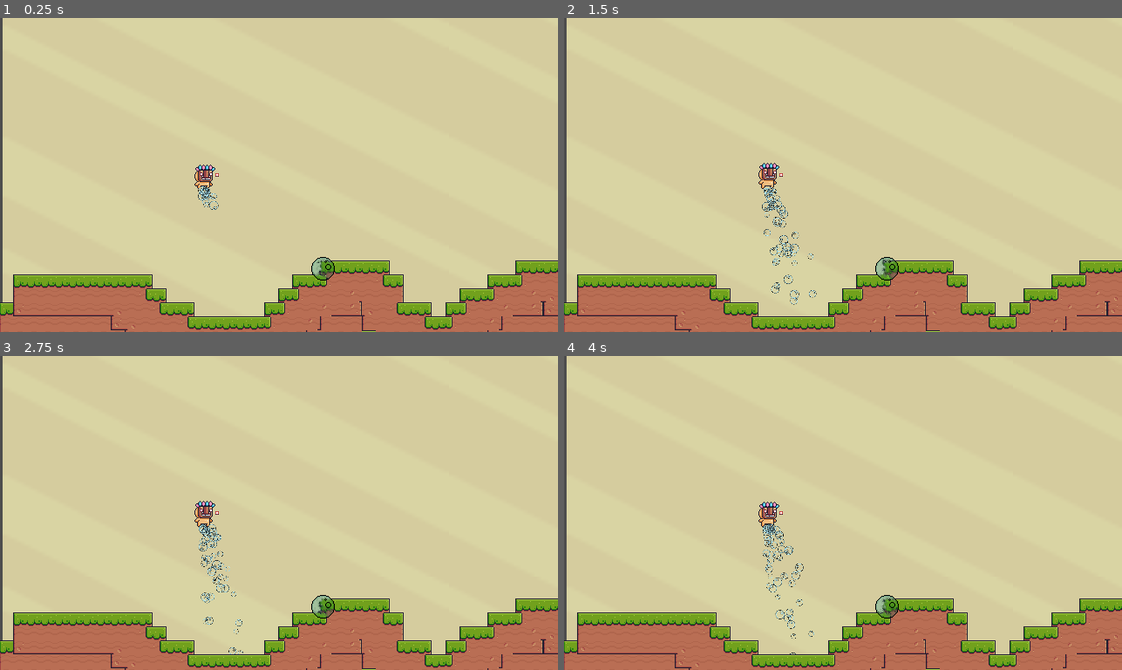
Above: before the commit, frames 1-4 (two rows, left to right).
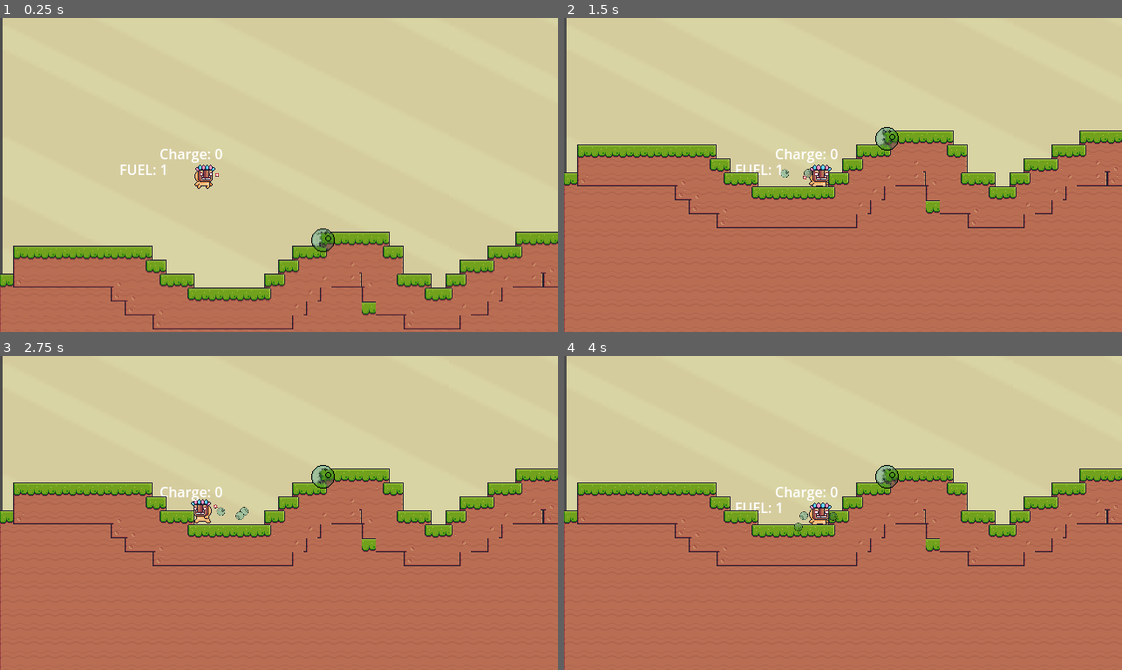
Above: after the commit, the same moments.

Repository: manulopezw/CGJ2025-Burbuja
Game: Godot game, scene res://World.tscn
Same seed, same stepped clock (60 frames per second), same inputs: the game is played once before the commit and once after it.
Inputs (mouse positions are in pixels of both pictures, inside the frame that each line leads up to):
- Up to frame 1 (0.25 s): no input
- Up to frame 2 (1.5 s): tap Enter (ui_accept) at 0.5, 0.77 s; move the mouse to (965, 159) at 0.52 s; hold Right (ui_right) from 0.53 s (still down); move the mouse to (731, 190) at 1.27 s
- Up to frame 3 (2.75 s): tap Enter (ui_accept) at 1.52 s; move the mouse to (334, 443) at 2.02 s; release Right (ui_right) at 2.03 s; hold Left (ui_left) from 2.03 s (still down)
- Up to frame 4 (4 s): move the mouse to (815, 575) at 2.77 s; release Left (ui_left) at 2.78 s; hold Right (ui_right) from 2.78 s (still down); tap Enter (ui_accept) at 3.02, 3.77 s; move the mouse to (1010, 560) at 3.52 s

The runs differ from the first frame. In frame 1, 16% of the frame differs, in the area x 0-100%, y 41-100%; in frame 2, 48%, in the area x 0-100%, y 34-100%; in frame 3, 47%; in frame 4, 48%.
Error before the commit: Parse Error: Unindent doesn't match the previous indentation level. (res://CharacterBody2D.gd:17)

Commit message:
cambio de identacion y asset de bullet

Diff:
--- a/CharacterBody2D.gd
+++ b/CharacterBody2D.gd
@@ -15,11 +15,11 @@
 
 func _physics_process(delta):
 	$"fuelLabel".text = "FUEL: " + str(FUEL)
-  $Label.text = "Charge: " + str(CHARGE)
+	$Label.text = "Charge: " + str(CHARGE)
 	velocity.y += gravity * delta
 
   # Handle BubbleGun
-  $Gun.look_at(get_global_mouse_position())
+	$Gun.look_at(get_global_mouse_position())
 	if Input.is_action_pressed("ui_accept"):
 		if CHARGE < 100:
 			CHARGE += 1
--- a/bullet.tscn
+++ b/bullet.tscn
@@ -1,7 +1,19 @@
-[gd_scene load_steps=4 format=3 uid="uid://d0tnjyogwe7hl"]
+[gd_scene load_steps=8 format=3 uid="uid://c4o64e5hup500"]
 
 [ext_resource type="Script" path="res://bullet.gd" id="1_fhxmf"]
-[ext_resource type="Texture2D" uid="uid://d3opvod2on6hu" path="res://assets/Items/Fruits/Cherries.png" id="2_0nqrr"]
+[ext_resource type="Shader" path="res://bubble.gdshader" id="2_7isjt"]
+[ext_resource type="Texture2D" uid="uid://bhghkrpqeol6i" path="res://assets/Bubble_pixel_painted.png" id="3_joxvb"]
+
+[sub_resource type="FastNoiseLite" id="FastNoiseLite_u7jj7"]
+
+[sub_resource type="NoiseTexture2D" id="NoiseTexture2D_xma15"]
+noise = SubResource("FastNoiseLite_u7jj7")
+
+[sub_resource type="ShaderMaterial" id="ShaderMaterial_buvhw"]
+shader = ExtResource("2_7isjt")
+shader_parameter/distortion = 0.01
+shader_parameter/speed = Vector2(0.4, 0.1)
+shader_parameter/noise_texture = SubResource("NoiseTexture2D_xma15")
 
 [sub_resource type="CircleShape2D" id="CircleShape2D_5dtmd"]
 
@@ -9,9 +21,8 @@
 script = ExtResource("1_fhxmf")
 
 [node name="Sprite2D" type="Sprite2D" parent="."]
-texture = ExtResource("2_0nqrr")
-hframes = 17
-frame = 1
+material = SubResource("ShaderMaterial_buvhw")
+texture = ExtResource("3_joxvb")
 
 [node name="CollisionShape2D" type="CollisionShape2D" parent="."]
 shape = SubResource("CircleShape2D_5dtmd")
--- a/jugador.tscn
+++ b/jugador.tscn
@@ -1,13 +1,12 @@
-
-[gd_scene load_steps=33 format=3 uid="uid://b16dy7akcdbao"]
+[gd_scene load_steps=34 format=3 uid="uid://b16dy7akcdbao"]
 
 [ext_resource type="Script" path="res://CharacterBody2D.gd" id="1_n8vtc"]
 [ext_resource type="Texture2D" uid="uid://dnwvu70rb7eur" path="res://assets/Main Characters/Mask Dude/Jump (32x32).png" id="2_0fyyh"]
 [ext_resource type="Texture2D" uid="uid://c2auw6yffv0j7" path="res://assets/Main Characters/Mask Dude/Idle (32x32).png" id="2_to8x6"]
 [ext_resource type="Texture2D" uid="uid://cclif7giv4h7j" path="res://assets/Main Characters/Mask Dude/Fall (32x32).png" id="3_7lbcf"]
 [ext_resource type="Texture2D" uid="uid://b5rn7qn3wh4rt" path="res://assets/Main Characters/Mask Dude/Run (32x32).png" id="4_7aapb"]
+[ext_resource type="Texture2D" uid="uid://dirembnqevj0w" path="res://assets/Menu/Buttons/Close.png" id="6_png0w"]
 [ext_resource type="Texture2D" uid="uid://cgvralfntp5nx" path="res://assets/bubble_pixel.png" id="6_uusxv"]
-[ext_resource type="Texture2D" uid="uid://dirembnqevj0w" path="res://assets/Menu/Buttons/Close.png" id="6_png0w"]
 
 [sub_resource type="RectangleShape2D" id="RectangleShape2D_n3hr3"]
 size = Vector2(21, 26)
Not shown: 1 places in World.tscn that only renumber resources
